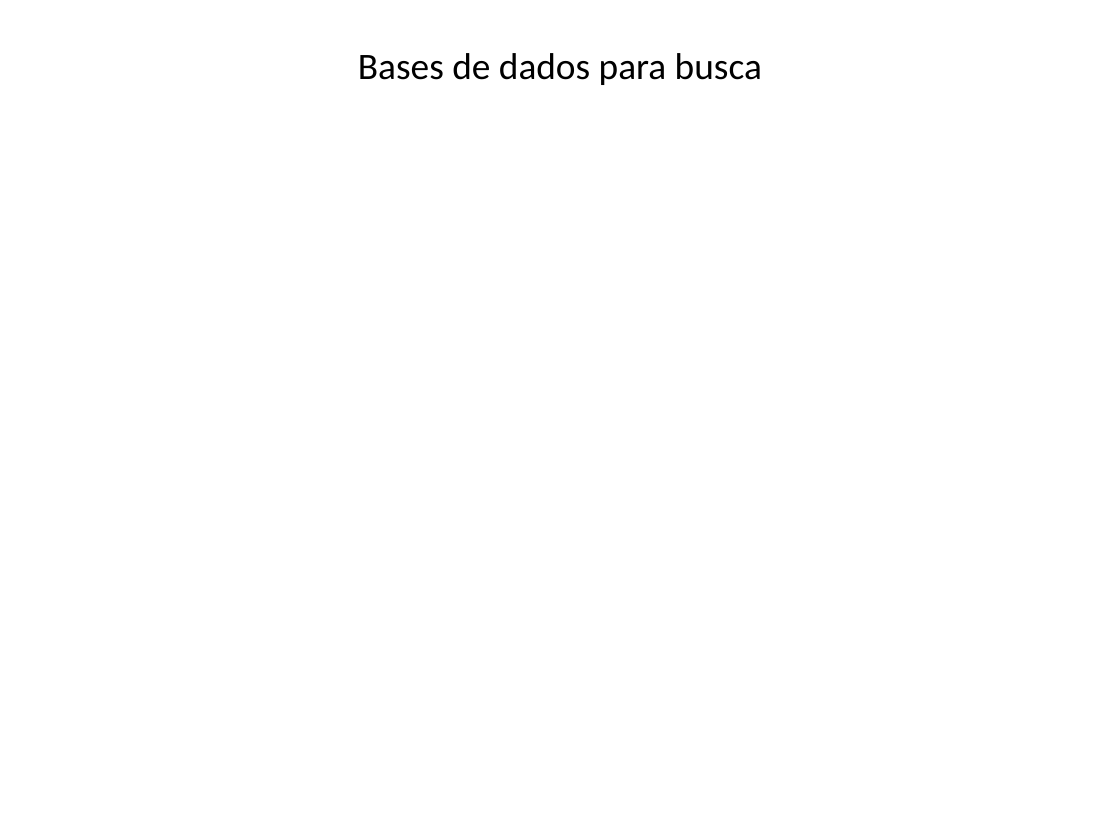
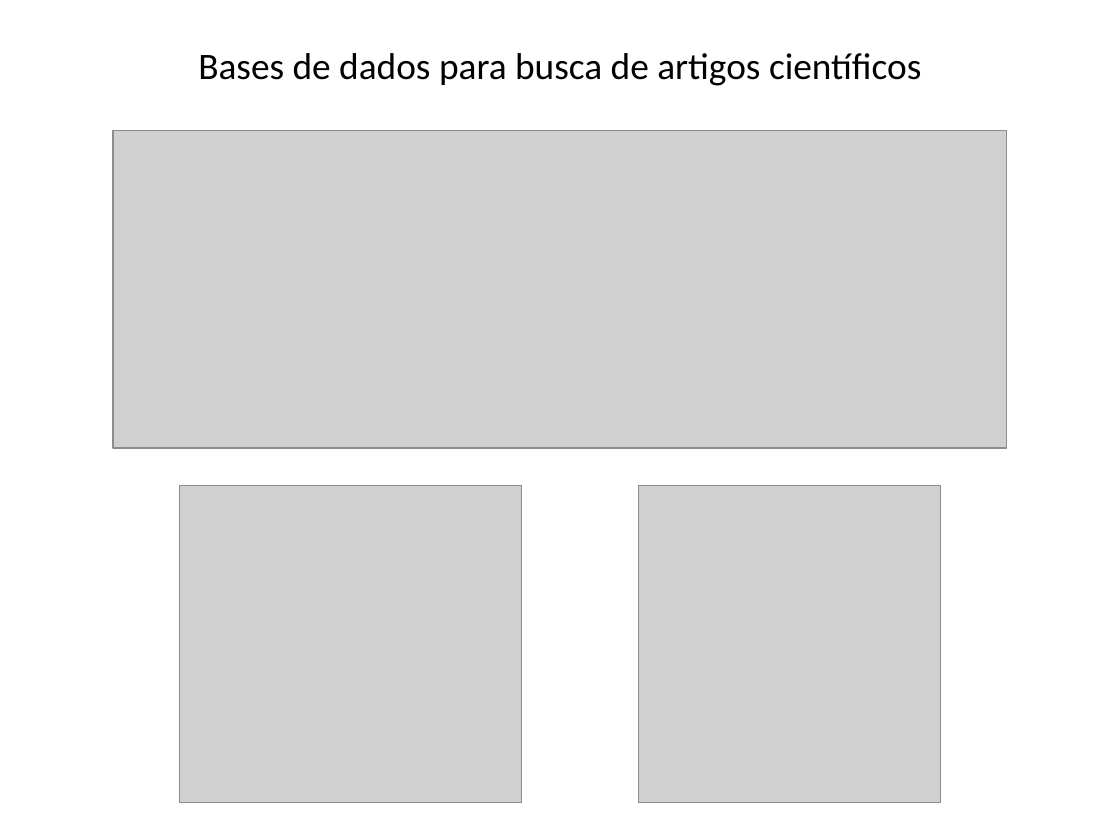
Before and after one commit to lpmor22/docs, a slide deck: slide 7 of slides/informatica_tcc.pptx (slide 8 before the commit). Drawn at 1120x840 pixels with LibreOffice and Linux fonts; fonts in the diff are those of the drawing; grey boxes stand for pictures. Boxes give left, top, right and bottom in pixels: in the first picture for what was removed or moved away, otherwise in the second. Text is boxed around its words. In the diff, an @@ line names an element or a change of style, - is before the commit and + after.

```diff
--- a/slides/informatica_tcc.pptx
+++ b/slides/informatica_tcc.pptx
@@ text at (198,53,921,86): text changed @@
-Bases de dados para busca
+Bases de dados para busca de artigos científicos
@@ picture added at (113,130,1007,448) @@
@@ picture added at (179,485,521,803) @@
@@ picture added at (638,485,941,803) @@
```
Also in this commit, not shown: 2 other slides changed, 6 slides added, 1 slide removed.
